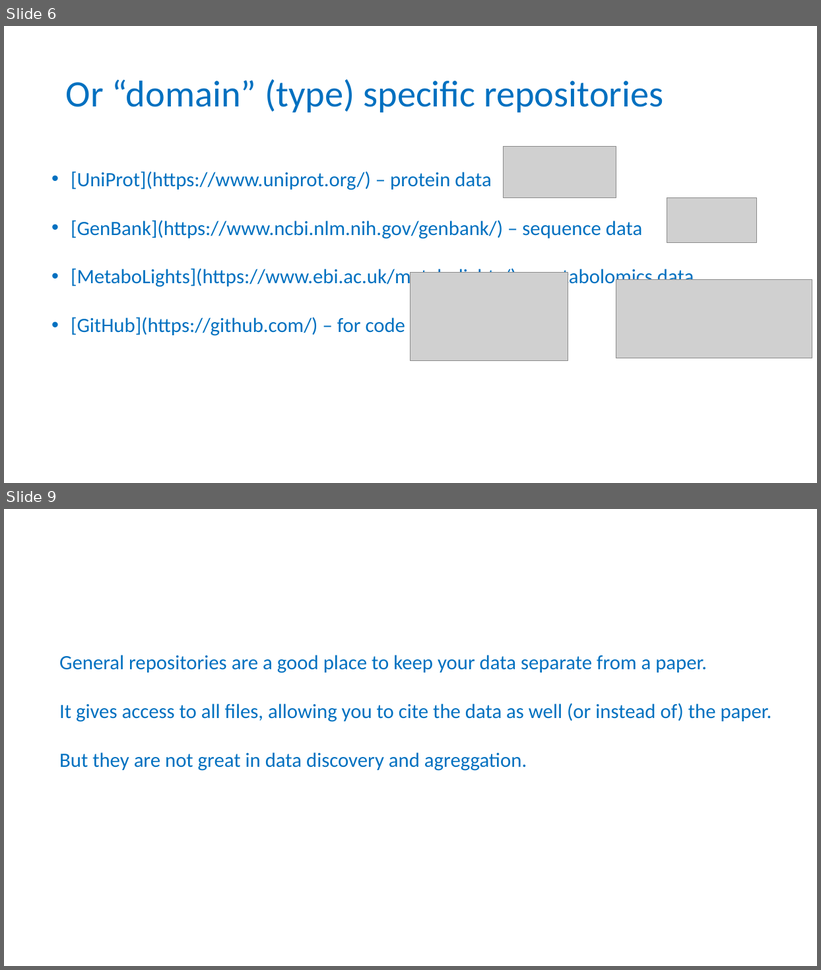
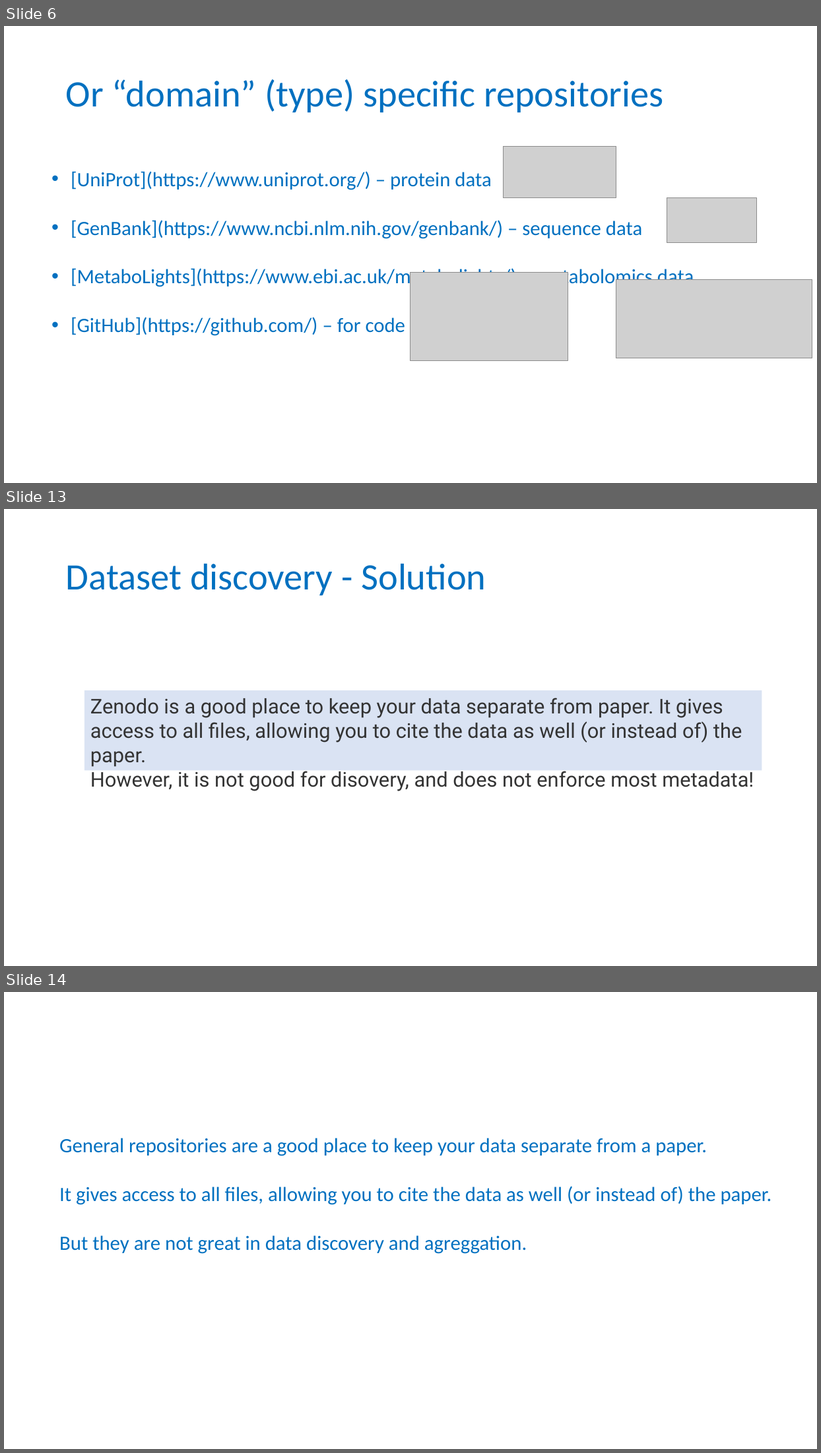
Before and after one commit to tobyhodges/solid-waddle, a slide deck: instructors/13-Repositories_v2.0.pptx. Shown one above the other, each under a label of ours: slides 6 and 9 before the commit, slides 6, 13 and 14 after it; the slides between them are not shown. The pictures are 821x970 and 821x1453 pixels, drawn with LibreOffice and Linux fonts; fonts in the diff are those of the drawing; grey boxes stand for pictures; background and template pictures are left out. Boxes give left, top, right and bottom in pixels: in the first picture for what was removed or moved away, otherwise in the second. Text is boxed around its words. In the diff, an @@ line names an element or a change of style, - is before the commit and + after.

Commit message:
modified slides for data repositories

```diff
--- a/instructors/13-Repositories_v2.0.pptx
+++ b/instructors/13-Repositories_v2.0.pptx
@@ slide 13 added at bbox=[4, 509, 817, 966], background #FFFFFF @@
@@ title added at bbox=[66, 563, 486, 595], 44 pt, text #0070C0 @@
+Dataset discovery - Solution
@@ rectangle added at bbox=[85, 691, 762, 770], fill #DAE3F3, 24 pt, text #333333 @@
+Zenodo is a good place to keep your data separate from paper. It gives access to all files, allowing you to cite the data as well (or instead of) the paper.
+However, it is not good for disovery, and does not enforce most metadata!
@@ what was slide 9 is now slide 14 @@
```
Also in this commit, not shown: 5 slides changed, 7 other slides added.
